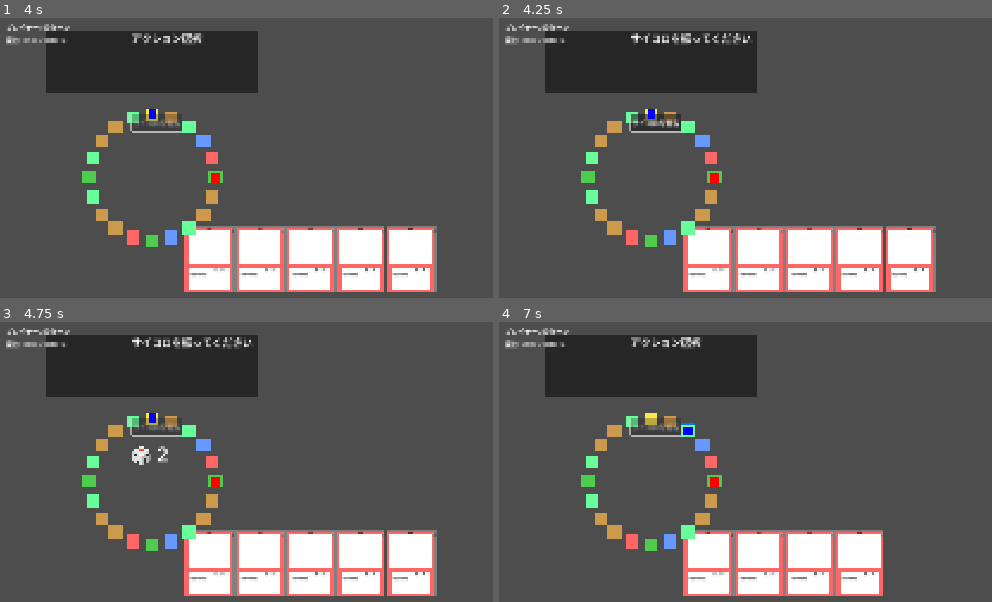
Above: before the commit, frames 1-4 (two rows, left to right).
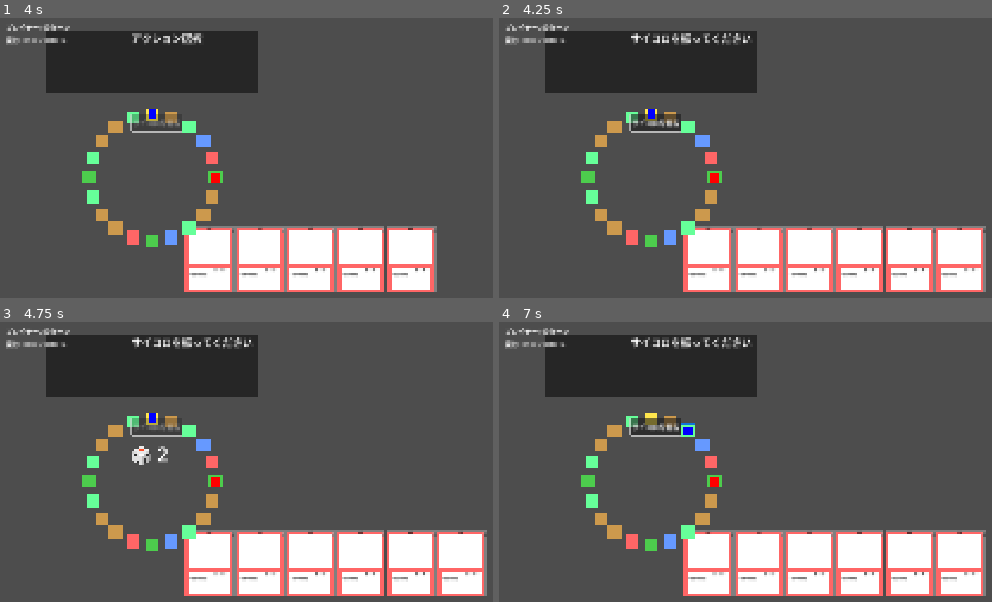
Above: after the commit, the same moments.

Repository: hiro0909yoshi/cardbattlegame
Game: Godot game, scene res://scenes/game.tscn
Two runs of this game, one before a commit and one after it. Both use one fixed random seed, a clock stepped at 60 frames per second and the inputs below.
Inputs (mouse positions are in pixels of both pictures, inside the frame that each line leads up to):
- Up to frame 1 (4 s): click "サイコロを振る" at 0.5 s; tap Enter at 1.25, 2.75 s; move the mouse to (outside the picture) at 1.27 s; click (outside the picture) at 1.42 s; tap Space at 2, 3.5 s; drag from (outside the picture) to (outside the picture) at 2.02 s; move the mouse to (463, 191) at 2.77 s; click (463, 191) at 2.92 s; drag from (outside the picture) to (142, 236) at 3.52 s
- Up to frame 2 (4.25 s): no input
- Up to frame 3 (4.75 s): click "サイコロを振る" at 4.25 s
- Up to frame 4 (7 s): tap Enter at 5 s; move the mouse to (outside the picture) at 5.02 s; click (outside the picture) at 5.17 s; tap Space at 5.75 s; drag from (641, 540) to (765, 476) at 5.77 s; move the mouse to (outside the picture) at 6.52 s; click (outside the picture) at 6.67 s

Frame 1 is identical in both runs. In frame 2, 2.4% of the frame differs, in the area x 88-99%, y 74-98%; in frame 3, 2.4%; in frame 4, 5.6%, in the area x 4-99%, y 2-98%.

Commit message:
手札の数調整

Diff:
--- a/scenes/game.gd
+++ b/scenes/game.gd
@@ -27,6 +27,10 @@
 var turn_label: Label
 var magic_label: Label
 var phase_label: Label
+var summon_button: Button  # 追加
+var pass_button: Button    # 追加
+var waiting_for_choice = false  # 選択待ちフラグ
+var player_choice = ""      # プレイヤーの選択
 
 func _ready():
 	print("=== カルドセプト風ゲーム開始 ===")
@@ -127,11 +131,33 @@
 	dice_button.disabled = true
 	add_child(dice_button)
 
+	# 召喚ボタン（新規追加）
+	summon_button = Button.new()
+	summon_button.text = "召喚する"
+	summon_button.position = Vector2(300, 400)
+	summon_button.size = Vector2(100, 40)
+	summon_button.pressed.connect(_on_summon_button_pressed)
+	summon_button.visible = false
+	add_child(summon_button)
+
+	# パスボタン（新規追加）
+	pass_button = Button.new()
+	pass_button.text = "召喚しない"
+	pass_button.position = Vector2(420, 400)
+	pass_button.size = Vector2(100, 40)
+	pass_button.pressed.connect(_on_pass_button_pressed)
+	pass_button.visible = false
+	add_child(pass_button)
+
 	update_ui()
 
 # ゲーム開始
 func start_game():
 	print("ゲーム開始！")
+
+	# 手札の表示を同期（エラーが出る場合はコメントアウト）
+	# card_system.sync_hand_display()
+
 	current_phase = GamePhase.DICE_ROLL
 	dice_button.disabled = false
 	update_ui()
@@ -140,10 +166,20 @@
 func start_turn():
 	var current_player = player_system.get_current_player()
 	print("\n--- ", current_player.name, "のターン開始 ---")
+	print("ドロー前: データ=", card_system.hand_data.size(), " 表示=", card_system.hand_cards.size())
 
 	# カードを1枚引く
 	if card_system.get_hand_size() < card_system.max_hand_size:
-		card_system.draw_card()
+		print("ドロー実行中...")
+		var drawn_card = card_system.draw_card()
+		if drawn_card.is_empty():
+			print("ドローに失敗しました")
+		else:
+			print("ドロー成功: ", drawn_card.get("name", "不明"))
+	else:
+		print("手札が上限です (", card_system.max_hand_size, "枚)")
+
+	print("ドロー後: データ=", card_system.hand_data.size(), " 表示=", card_system.hand_cards.size())
 
 	current_phase = GamePhase.DICE_ROLL
 	dice_button.disabled = false
@@ -212,6 +248,11 @@
 
 		BoardSystem.TileType.NORMAL:
 			process_normal_tile(tile_info)
+
+# 土地レベルアップダイアログ
+func show_land_upgrade_dialog():
+	print("自分の土地です（レベルアップは未実装）")
+	end_turn()
 
 # 通常タイルの処理
 func process_normal_tile(tile_info: Dictionary):
@@ -230,7 +271,7 @@
 		print("他人の土地！")
 		process_enemy_land(tile_info)
 
-# 土地取得ダイアログ（仮実装）
+# 土地取得ダイアログ（選択式UI版）
 func show_land_acquisition_dialog():
 	var current_player = player_system.get_current_player()
 
@@ -238,54 +279,95 @@
 	board_system.set_tile_owner(current_player.current_tile, current_player.id)
 	print("土地を取得しました！")
 
-	# デバッグ情報
-	print("DEBUG: プレイヤー", current_player.id + 1, "の手札枚数 = ", card_system.get_hand_size())
-
 	# 手札がある場合のみクリーチャー召喚の選択
 	if card_system.get_hand_size() > 0:
-		print("クリーチャーを召喚しますか？")
-
-		# 仮実装：自動で最初のカードを使用
-		await get_tree().create_timer(1.0).timeout
-
-		# もう一度チェック
-		if card_system.get_hand_size() == 0:
-			print("手札がなくなりました")
-			end_turn()
-			return
-
-		# カードデータを安全に取得
-		var card_data = card_system.get_card_data(0)
-		if card_data.is_empty():
-			print("ERROR: カードデータが取得できません")
-			end_turn()
-			return
-
-		# コスト計算
-		var base_cost = card_data.get("cost", 1)
-		if base_cost == null:
-			base_cost = 1
-		var cost = skill_system.modify_card_cost(base_cost * 10, card_data, current_player.id)
-
-		# 魔力チェック
-		if current_player.magic_power >= cost:
-			# カードを使用
-			var used_card = card_system.use_card(0)
-			if not used_card.is_empty():
-				board_system.place_creature(current_player.current_tile, used_card)
-				player_system.add_magic(current_player.id, -cost)
-				print("クリーチャー「", used_card.get("name", "不明"), "」を召喚！(-", cost, "G)")
+		# プレイヤー1の場合は選択UIを表示
+		if current_player.id == 0:
+			show_summon_choice()
+			# 選択を待つ
+			while waiting_for_choice:
+				await get_tree().process_frame
+
+			# プレイヤーの選択に応じて処理
+			if player_choice == "summon":
+				try_summon_creature(current_player)
+			else:
+				print("召喚をスキップしました")
 		else:
-			print("魔力が足りません！必要: ", cost, "G 所持: ", current_player.magic_power, "G")
+			# CPU（プレイヤー2）は30%の確率で召喚（デバッグ用に確率を下げる）
+			if randf() > 0.7:  # 30%の確率
+				print("CPU: クリーチャーを召喚します")
+				try_summon_creature(current_player)
+			else:
+				print("CPU: 召喚をスキップ")
 	else:
 		print("手札がないためクリーチャーは召喚できません")
 
 	end_turn()
 
-# 土地レベルアップダイアログ（仮実装）
-func show_land_upgrade_dialog():
-	print("土地をレベルアップしますか？（未実装）")
-	end_turn()
+# 召喚選択UIを表示
+func show_summon_choice():
+	print("クリーチャーを召喚しますか？")
+	var current_player = player_system.get_current_player()
+
+	# 手札チェック（念のため）
+	if card_system.get_hand_size() == 0:
+		print("ERROR: 手札がないのに選択UIが呼ばれました")
+		waiting_for_choice = false
+		return
+
+	# 最初のカードの情報を表示
+	var card_data = card_system.get_card_data(0)
+	if not card_data.is_empty():
+		var cost = skill_system.modify_card_cost(card_data.get("cost", 1) * 10, card_data, current_player.id)
+		phase_label.text = card_data.get("name", "不明") + " (コスト: " + str(cost) + "G)"
+
+		# 魔力が足りない場合は自動的にパス
+		if current_player.magic_power < cost:
+			phase_label.text = "魔力不足 - 召喚不可"
+			print("魔力が足りないため召喚できません")
+			waiting_for_choice = false
+			await get_tree().create_timer(1.0).timeout
+			return
+
+	summon_button.visible = true
+	pass_button.visible = true
+	waiting_for_choice = true
+	player_choice = ""
+
+# クリーチャー召喚を試みる
+func try_summon_creature(current_player):
+	if card_system.get_hand_size() > 0:
+		var card_data = card_system.get_card_data(0)
+		if not card_data.is_empty():
+			var cost = skill_system.modify_card_cost(card_data.get("cost", 1) * 10, card_data, current_player.id)
+
+			if current_player.magic_power >= cost:
+				var used_card = card_system.use_card(0)
+				if not used_card.is_empty():
+					board_system.place_creature(current_player.current_tile, used_card)
+					player_system.add_magic(current_player.id, -cost)
+					print("クリーチャー「", used_card.get("name", "不明"), "」を召喚！(-", cost, "G)")
+			else:
+				print("魔力が足りません！必要: ", cost, "G")
+
+# 召喚ボタンが押された
+func _on_summon_button_pressed():
+	if waiting_for_choice:
+		player_choice = "summon"
+		waiting_for_choice = false
+		summon_button.visible = false
+		pass_button.visible = false
+		phase_label.text = "アクション選択"
+
+# パスボタンが押された
+func _on_pass_button_pressed():
+	if waiting_for_choice:
+		player_choice = "pass"
+		waiting_for_choice = false
+		summon_button.visible = false
+		pass_button.visible = false
+		phase_label.text = "アクション選択"
 
 # 敵の土地での処理
 func process_enemy_land(tile_info: Dictionary):
--- /dev/null
+++ b/scenes/node_2d.tscn
@@ -0,0 +1,3 @@
+[gd_scene format=3 uid="uid://bhv7qe7qnjdk5"]
+
+[node name="Node2D" type="Node2D"]
--- /dev/null
+++ b/scripts/card_selection_ui.gd
@@ -0,0 +1,188 @@
+extends Control
+class_name CardSelectionUI
+
+# カード選択UI
+
+signal card_selected(card_index: int)
+signal selection_cancelled()
+
+var card_buttons = []
+var pass_button: Button
+var info_label: Label
+var cost_labels = []
+
+# 現在の選択状態
+var is_active = false
+var available_magic = 0
+
+func _ready():
+	visible = false
+	setup_ui()
+
+func setup_ui():
+	# 背景パネル
+	var panel = Panel.new()
+	panel.size = Vector2(800, 300)
+	panel.position = Vector2(100, 250)
+	add_child(panel)
+
+	# 情報ラベル
+	info_label = Label.new()
+	info_label.text = "召喚するクリーチャーを選んでください"
+	info_label.position = Vector2(150, 270)
+	info_label.add_theme_font_size_override("font_size", 20)
+	add_child(info_label)
+
+	# パスボタン
+	pass_button = Button.new()
+	pass_button.text = "召喚しない"
+	pass_button.position = Vector2(350, 500)
+	pass_button.size = Vector2(120, 40)
+	pass_button.pressed.connect(_on_pass_pressed)
+	add_child(pass_button)
+
+# カード選択画面を表示
+func show_selection(hand_data: Array, magic: int):
+	if hand_data.is_empty():
+		print("手札がありません")
+		emit_signal("selection_cancelled")
+		return
+
+	visible = true
+	is_active = true
+	available_magic = magic
+
+	# 既存のボタンをクリア
+	for button in card_buttons:
+		button.queue_free()
+	card_buttons.clear()
+
+	for label in cost_labels:
+		label.queue_free()
+	cost_labels.clear()
+
+	# カードボタンを作成
+	for i in range(hand_data.size()):
+		var card_data = hand_data[i]
+		create_card_button(card_data, i)
+
+	info_label.text = "召喚するクリーチャーを選んでください (魔力: " + str(magic) + "G)"
+
+# カードボタンを作成
+func create_card_button(card_data: Dictionary, index: int):
+	# カードボタン
+	var button = Button.new()
+	button.position = Vector2(150 + index * 110, 320)
+	button.size = Vector2(100, 140)
+	button.clip_contents = true
+
+	# カード情報を表示
+	var card_text = card_data.get("name", "不明") + "\n"
+	card_text += "コスト: " + str(card_data.get("cost", 0)) + "\n"
+	card_text += "ST: " + str(card_data.get("damage", 0)) + "\n"
+	card_text += "HP: " + str(card_data.get("block", 0))
+	button.text = card_text
+
+	# 属性による色分け
+	match card_data.get("element", ""):
+		"火":
+			button.modulate = Color(1.0, 0.7, 0.7)
+		"水":
+			button.modulate = Color(0.7, 0.7, 1.0)
+		"風":
+			button.modulate = Color(0.7, 1.0, 0.7)
+		"土":
+			button.modulate = Color(0.9, 0.8, 0.6)
+
+	# コストが払えない場合は無効化
+	var cost = card_data.get("cost", 0) * 10
+	if cost > available_magic:
+		button.disabled = true
+		button.modulate.a = 0.5
+
+	# クリックイベント
+	button.pressed.connect(_on_card_selected.bind(index))
+
+	add_child(button)
+	card_buttons.append(button)
+
+	# コストラベル
+	var cost_label = Label.new()
+	cost_label.text = str(cost) + "G"
+	cost_label.position = Vector2(150 + index * 110, 470)
+	cost_label.add_theme_font_size_override("font_size", 16)
+
+	if cost > available_magic:
+		cost_label.modulate = Color(1, 0.3, 0.3)
+	else:
+		cost_label.modulate = Color(0.3, 1, 0.3)
+
+	add_child(cost_label)
+	cost_labels.append(cost_label)
+
+# カードが選択された
+func _on_card_selected(index: int):
+	if not is_active:
+		return
+
+	print("カード選択: インデックス ", index)
+	hide_selection()
+	emit_signal("card_selected", index)
+
+# パスボタンが押された
+func _on_pass_pressed():
+	if not is_active:
+		return
+
+	print("召喚をパス")
+	hide_selection()
+	emit_signal("selection_cancelled")
+
+# 選択画面を非表示
+func hide_selection():
+	visible = false
+	is_active = false
+
+	# ボタンをクリア
+	for button in card_buttons:
+		button.queue_free()
+	card_buttons.clear()
+
+	for label in cost_labels:
+		label.queue_free()
+	cost_labels.clear()
+
+# 土地レベルアップ選択を表示（将来実装用）
+func show_upgrade_selection(tile_info: Dictionary, magic: int):
+	visible = true
+	is_active = true
+	available_magic = magic
+
+	# 既存のボタンをクリア
+	for button in card_buttons:
+		button.queue_free()
+	card_buttons.clear()
+
+	info_label.text = "土地をレベルアップしますか？ (現在Lv" + str(tile_info.get("level", 1)) + ")"
+
+	# レベルアップボタン
+	var upgrade_button = Button.new()
+	upgrade_button.text = "レベルアップ\n(コスト: " + str(tile_info.get("level", 1) * 100) + "G)"
+	upgrade_button.position = Vector2(300, 350)
+	upgrade_button.size = Vector2(150, 60)
+
+	var upgrade_cost = tile_info.get("level", 1) * 100
+	if upgrade_cost > magic:
+		upgrade_button.disabled = true
+
+	upgrade_button.pressed.connect(_on_upgrade_selected)
+	add_child(upgrade_button)
+	card_buttons.append(upgrade_button)
+
+	pass_button.text = "レベルアップしない"
+
+# レベルアップが選択された
+func _on_upgrade_selected():
+	print("土地レベルアップ選択")
+	hide_selection()
+	# TODO: レベルアップ処理を呼び出す
--- a/scripts/card_system.gd
+++ b/scripts/card_system.gd
@@ -36,8 +36,8 @@
 func shuffle_deck():
 	deck.shuffle()
 
-# カードを引く
-func draw_card() -> Dictionary:
+# カードを引く（データのみ）
+func draw_card_data() -> Dictionary:
 	if deck.is_empty():
 		# 山札が空なら捨て札をシャッフルして山札に
 		if discard.is_empty():
@@ -56,9 +56,26 @@
 		print("カードデータの読み込みに失敗: ID ", card_id)
 		return {}
 
-	hand_data.append(card_data)
-
-	emit_signal("card_drawn", card_data)
+	return card_data
+
+# カードを引く（手札に追加）- 修正版
+func draw_card() -> Dictionary:
+	var card_data = draw_card_data()
+	if not card_data.is_empty():
+		hand_data.append(card_data)
+
+		# 表示ノードを作成（追加部分）
+		var main_game = get_tree().get_root().get_node_or_null("Game")
+		if main_game and main_game.has_node("Hand"):
+			var hand_parent = main_game.get_node("Hand")
+			var card_node = create_card_node(card_data, hand_parent, hand_data.size() - 1)
+			hand_cards.append(card_node)
+			rearrange_hand()
+			print("表示ノード作成完了: データ=", hand_data.size(), " 表示=", hand_cards.size())
+		else:
+			print("WARNING: Handノードが見つからないため表示ノードを作成できません")
+
+		emit_signal("card_drawn", card_data)
 	return card_data
 
 # 複数枚カードを引く
@@ -79,12 +96,15 @@
 	hand_data.clear()
 
 	for i in range(initial_hand_size):
-		var card_data = draw_card()
+		# draw_card_dataを使って、手動で管理
+		var card_data = draw_card_data()
 		if not card_data.is_empty():
+			hand_data.append(card_data)
 			var card_node = create_card_node(card_data, hand_parent, i)
 			hand_cards.append(card_node)
 
 	emit_signal("hand_updated")
+	print("初期手札配布完了: データ=", hand_data.size(), " 表示=", hand_cards.size())
 	return hand_cards
 
 # カードノードを作成
@@ -125,44 +145,52 @@
 
 	return {}
 
-# カードを使用
+# カードを使用（修正版）
 func use_card(card_index: int) -> Dictionary:
+	# 範囲チェックを強化
+	if hand_data.size() == 0:
+		print("ERROR: use_card - hand_dataが空です")
+		return {}
+
 	if card_index < 0 or card_index >= hand_data.size():
-		print("無効なカードインデックス")
+		print("ERROR: use_card - 無効なインデックス: ", card_index, " / ", hand_data.size())
 		return {}
 
 	var card_data = hand_data[card_index]
-	var card_node = hand_cards[card_index]
-
-	# 手札から削除
+
+	# 手札データから削除
 	hand_data.remove_at(card_index)
-	hand_cards.remove_at(card_index)
 
 	# 捨て札に追加
 	discard.append(card_data.id)
 
-	# ノードを削除
-	if card_node:
-		card_node.queue_free()
-
-	# 手札を詰める
-	rearrange_hand()
+	# 表示ノードの処理（範囲チェック追加）
+	if card_index < hand_cards.size() and hand_cards[card_index] and is_instance_valid(hand_cards[card_index]):
+		hand_cards[card_index].queue_free()
+		hand_cards.remove_at(card_index)
+		rearrange_hand()
+	else:
+		print("WARNING: 表示ノードの削除でインデックス不整合")
 
 	emit_signal("card_used", card_data)
 	emit_signal("hand_updated")
 
+	print("カード使用: ", card_data.name, " (残り手札: データ=", hand_data.size(), " 表示=", hand_cards.size(), ")")
+
 	return card_data
 
-# 手札を整列
+# 手札を整列（表示ノードがある場合のみ）
 func rearrange_hand():
 	for i in range(hand_cards.size()):
 		var card = hand_cards[i]
-		if card:
-			# アニメーション付きで移動（後で実装）
+		if card and is_instance_valid(card):
 			card.position = Vector2(50 + i * 120, 200)
 
 # 手札の枚数を取得
 func get_hand_size() -> int:
+	if hand_data == null:
+		print("WARNING: hand_dataがnullです")
+		return 0
 	return hand_data.size()
 
 # 山札の枚数を取得
@@ -175,10 +203,8 @@
 
 # 手札のカードデータを取得（読み取り専用）
 func get_card_data(index: int) -> Dictionary:
-	print("DEBUG get_card_data: index=", index, " hand_data.size()=", hand_data.size())
 	if index >= 0 and index < hand_data.size():
 		return hand_data[index]
-	print("ERROR: get_card_data範囲外アクセス")
 	return {}
 
 # 特定の属性のカードを検索
@@ -196,3 +222,42 @@
 		if hand_data[i].cost <= available_magic:
 			affordable.append(i)
 	return affordable
+
+# 手札の表示を同期（デバッグ用）
+func sync_hand_display():
+	print("手札同期開始: データ=", hand_data.size(), " 表示=", hand_cards.size())
+
+	# 古い表示をクリア
+	for card in hand_cards:
+		if card and is_instance_valid(card):
+			card.queue_free()
+	hand_cards.clear()
+
+	# データに基づいて表示を再作成
+	var main_game = get_tree().get_root().get_node_or_null("Game")
+	if main_game:
+		var hand_parent = main_game.get_node_or_null("Hand")
+		if hand_parent:
+			for i in range(hand_data.size()):
+				var card_node = create_card_node(hand_data[i], hand_parent, i)
+				hand_cards.append(card_node)
+			rearrange_hand()
+			print("手札同期完了: データ=", hand_data.size(), " 表示=", hand_cards.size())
+		else:
+			print("ERROR: Handノードが見つかりません")
+	else:
+		print("ERROR: Gameノードが見つかりません")
+
+# デバッグ用: 手札状態を表示
+func debug_hand_status():
+	print("=== 手札状態 ===")
+	print("データ枚数: ", hand_data.size())
+	print("表示枚数: ", hand_cards.size())
+	print("山札枚数: ", deck.size())
+	print("捨て札枚数: ", discard.size())
+
+	for i in range(hand_data.size()):
+		var card_name = hand_data[i].get("name", "不明")
+		var has_display = i < hand_cards.size() and hand_cards[i] != null
+		print("  [", i, "] ", card_name, " (表示: ", has_display, ")")
+	print("===============")
Not shown, added: scripts/card_selection_ui.gd.uid
